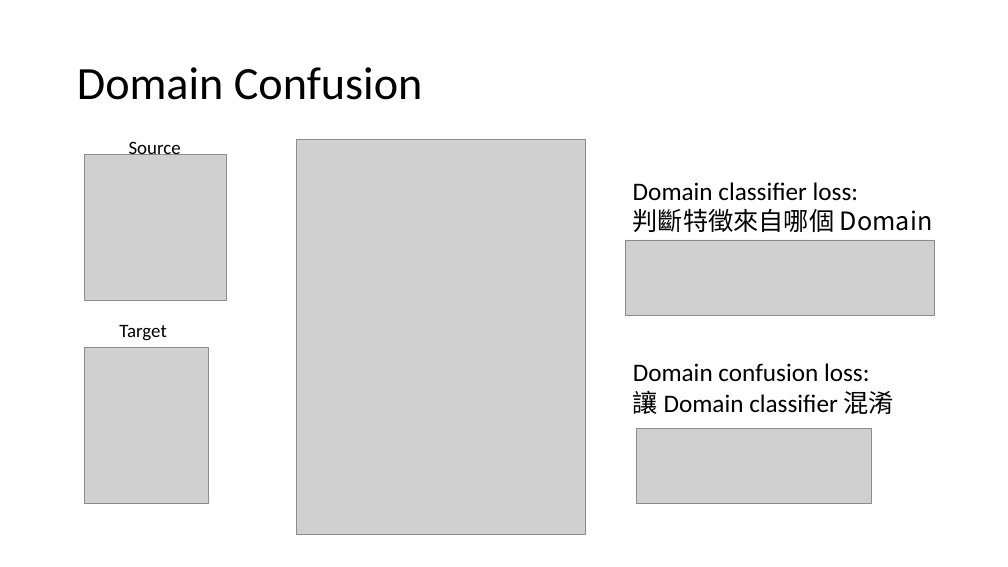
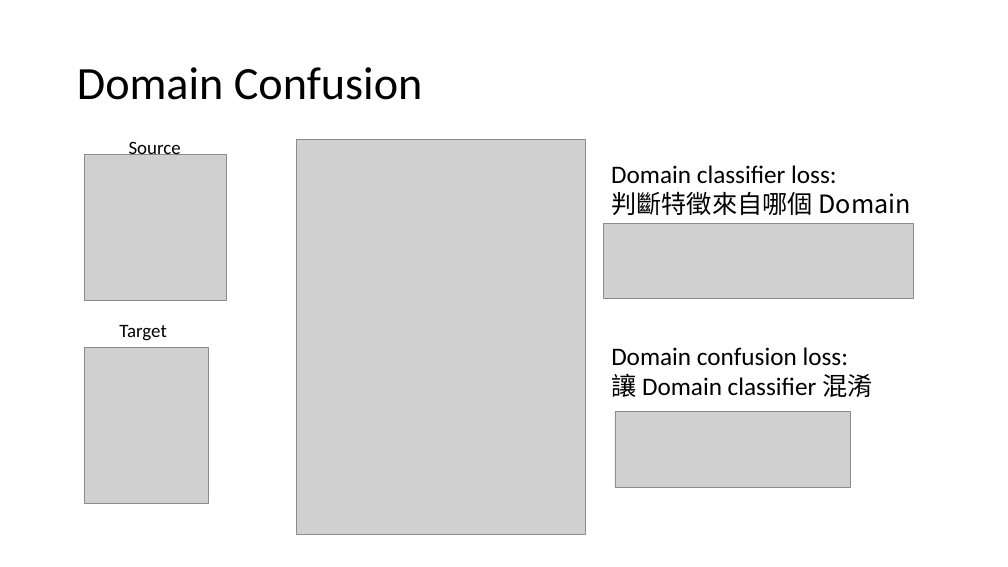
Before and after one commit to alicebook12220/yolov4_python, a slide deck: slide 16 of DA.pptx (slide 15 before the commit). Drawn at 1008x567 pixels with LibreOffice and Linux fonts; fonts in the diff are those of the drawing; grey boxes stand for pictures. Boxes give left, top, right and bottom in pixels: in the first picture for what was removed or moved away, otherwise in the second. Text is boxed around its words. In the diff, an @@ line names an element or a change of style, - is before the commit and + after.

```diff
--- a/DA.pptx
+++ b/DA.pptx
@@ text "Domain classifier loss:": place and size @@
-text "Domain classifier loss:" at <box>633,182,932,232</box>
+text "Domain classifier loss:" at <box>611,165,910,215</box>
@@ 2 pictures, 1 text: place and size @@
-2 pictures, 1 text at <box>625,240,935,504</box>
+2 pictures, 1 text at <box>604,223,913,487</box>
```
Also in this commit, not shown: 12 other slides changed, 4 slides added.
